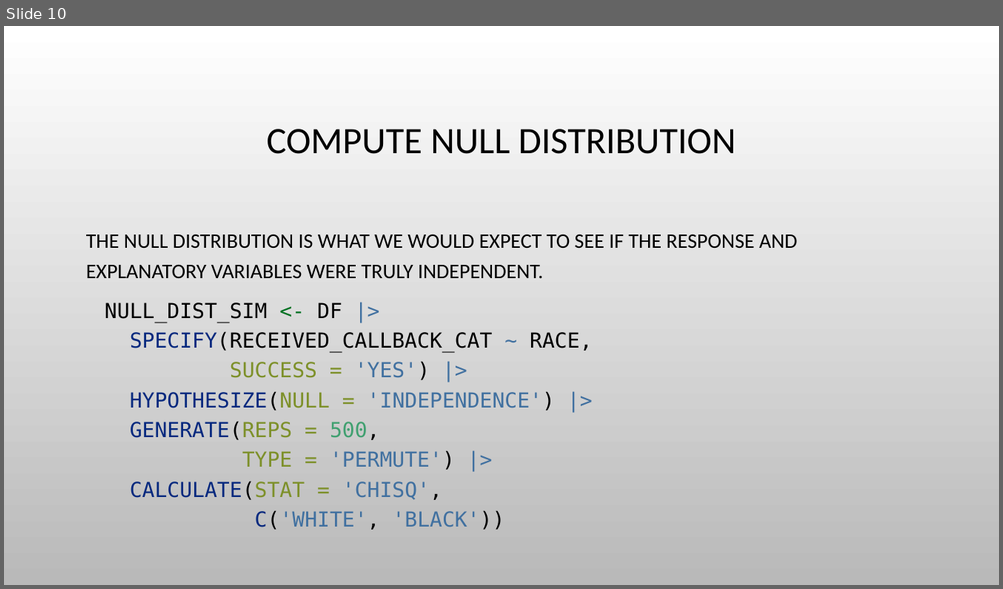
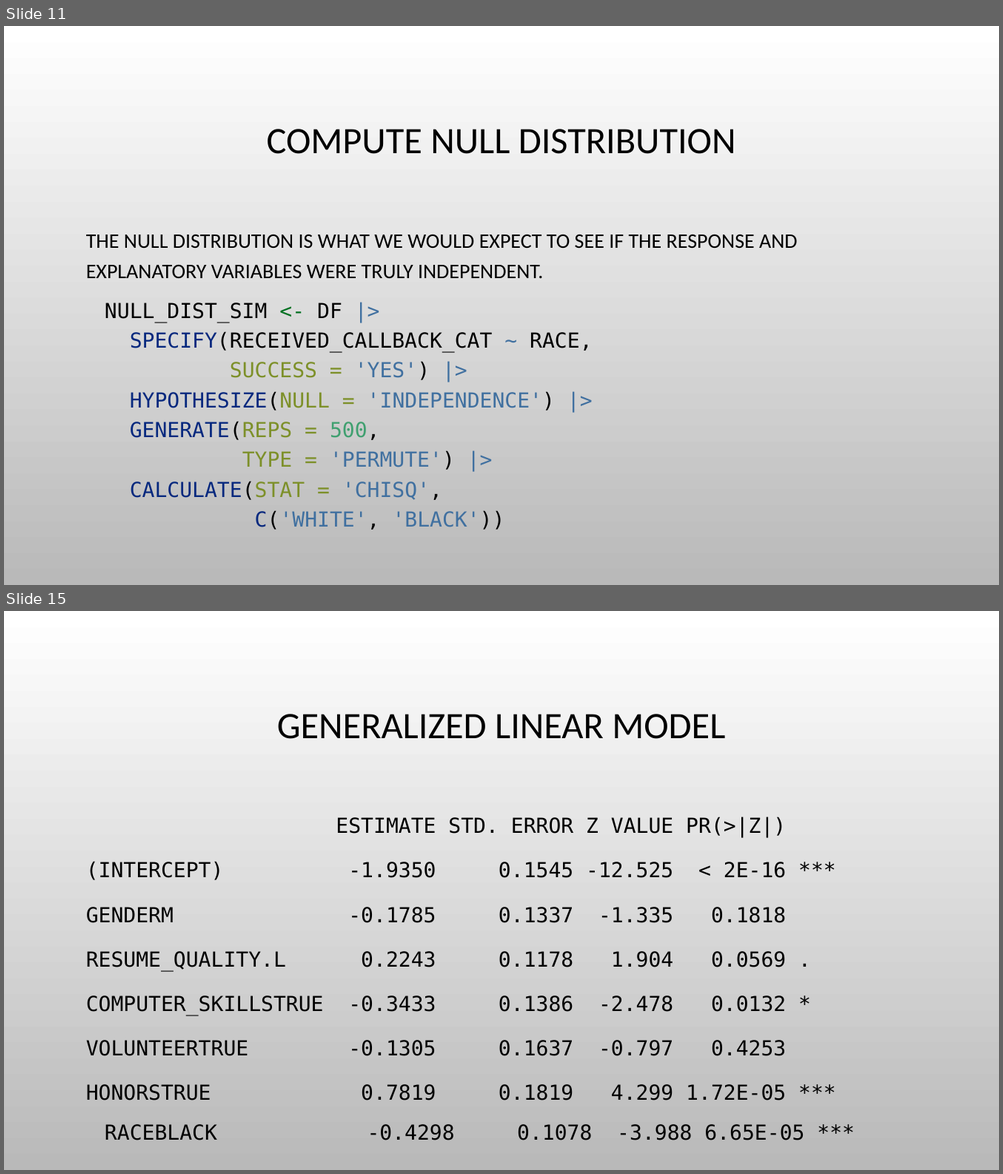
Before and after one commit to himalayahall/CUNY-DATA606, a slide deck: Project/Hakim-Project.pptx. Shown one above the other, each under a label of ours: slide 10 before the commit, slides 11 and 15 after it; the slides between them are not shown. The pictures are 1003x589 and 1003x1174 pixels, drawn with LibreOffice and Linux fonts; fonts in the diff are those of the drawing; background and template pictures are left out. Boxes give left, top, right and bottom in pixels: in the first picture for what was removed or moved away, otherwise in the second. Text is boxed around its words. In the diff, an @@ line names an element or a change of style, - is before the commit and + after.

```diff
--- a/Project/Hakim-Project.pptx
+++ b/Project/Hakim-Project.pptx
@@ slide 15 added at (4,611,999,1170), background picture (left out) @@
@@ title added at (277,714,725,739), 36 pt, text #000000 @@
+GENERALIZED LINEAR MODEL
@@ text added at (86,817,804,1141), 20 pt, text #000000 @@
+ESTIMATE STD. ERROR Z VALUE PR(>|Z|)
+(INTERCEPT) -1.9350 0.1545 -12.525 < 2E-16 ***
+GENDERM -0.1785 0.1337 -1.335 0.1818
+RESUME_QUALITY.L 0.2243 0.1178 1.904 0.0569 .
+COMPUTER_SKILLSTRUE -0.3433 0.1386 -2.478 0.0132 *
+VOLUNTEERTRUE -0.1305 0.1637 -0.797 0.4253
+HONORSTRUE 0.7819 0.1819 4.299 1.72E-05 ***
+RACEBLACK -0.4298 0.1078 -3.988 6.65E-05 ***
@@ what was slide 10 is now slide 11 @@
```
Also in this commit, not shown: 7 slides changed, 5 other slides added, 3 slides removed, 1 other file.
